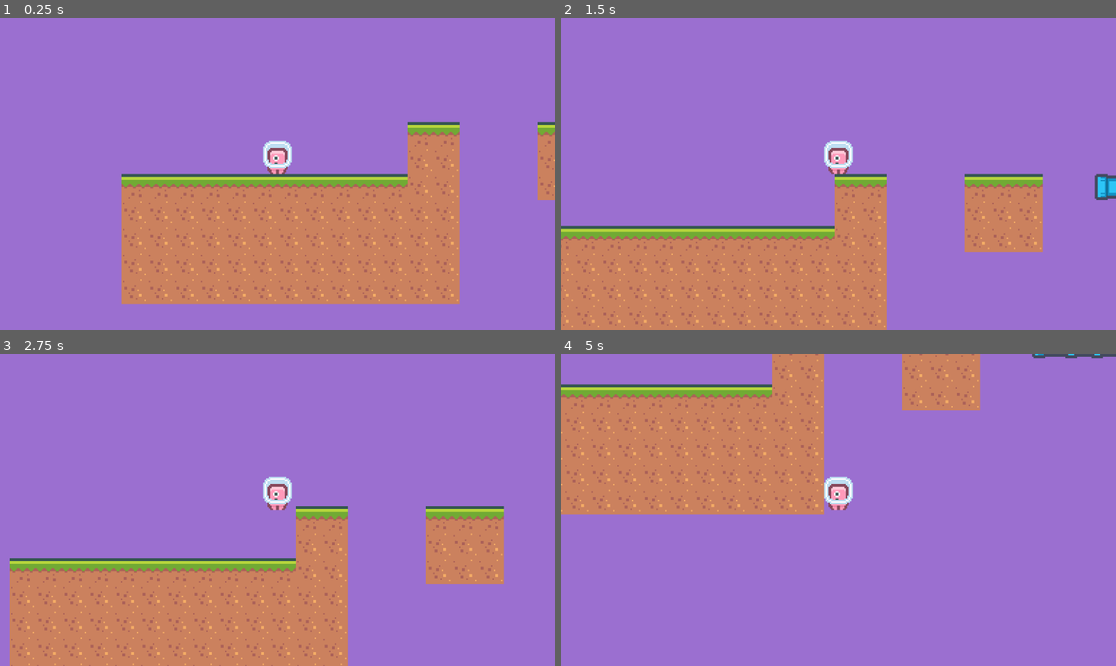
Above: before the commit, frames 1-4 (two rows, left to right).
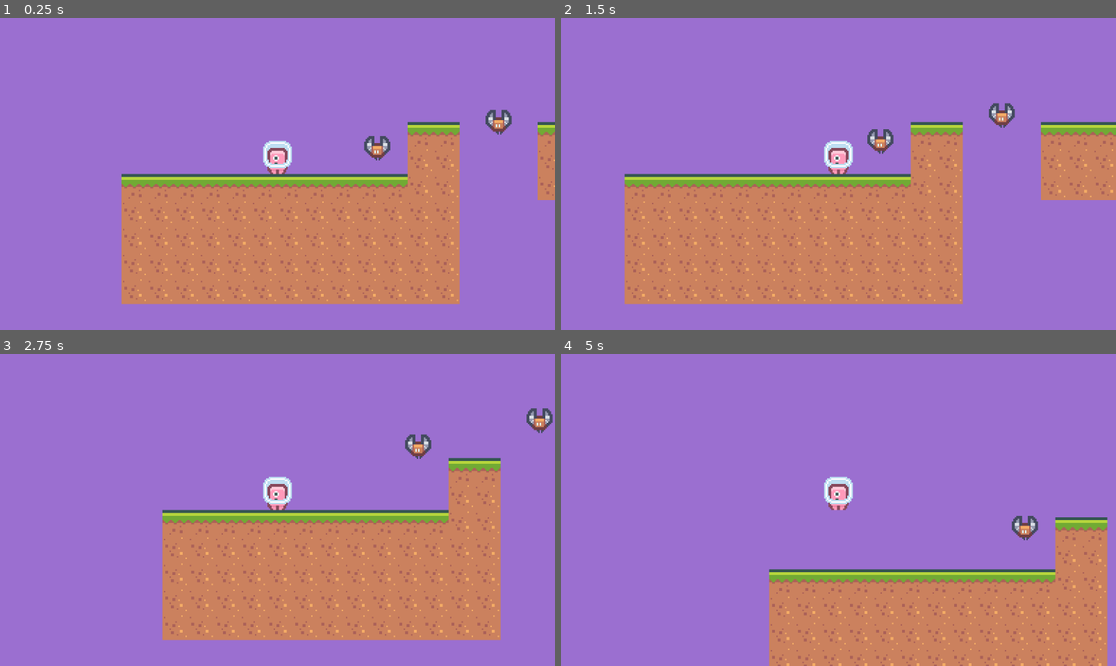
Above: after the commit, the same moments.

Repository: beltranbot/project-2d-platformer
Game: Godot game, scene res://Scenes/Level1.tscn
Two runs of this game, one before a commit and one after it. Both use one fixed random seed, a clock stepped at 60 frames per second and the inputs below.
Inputs:
- Up to frame 1 (0.25 s): no input
- Up to frame 2 (1.5 s): hold Right from 0.53 s (still down); tap Space at 0.77 s
- Up to frame 3 (2.75 s): tap Space at 1.52 s; release Right at 2.03 s; hold Left from 2.03 s (still down)
- Up to frame 4 (5 s): release Left at 2.78 s; hold Right 2.78-4.28 s; tap Space at 3.02, 3.77, 4.52 s; hold Left from 4.28 s (still down)

The runs differ from the first frame. In frame 1, 0.5% of the frame differs, in the area x 65-93%, y 29-46%; in frame 2, 32%; in frame 3, 30%; in frame 4, 44%, in the area x 0-100%, y 0-100%.

Commit message:
13. enemy

Diff:
--- a/Scenes/Level1.tscn
+++ b/Scenes/Level1.tscn
@@ -1,8 +1,9 @@
-[gd_scene load_steps=7 format=3 uid="uid://cqbsca3l6roi3"]
+[gd_scene load_steps=8 format=3 uid="uid://cqbsca3l6roi3"]
 
 [ext_resource type="Texture2D" uid="uid://biwond464pw3f" path="res://Assests/Sprites/Tiles/tiles_packed.png" id="1_joc8x"]
 [ext_resource type="Script" uid="uid://de4f32owja7wu" path="res://Scripts/player.gd" id="2_jghel"]
 [ext_resource type="Texture2D" uid="uid://c3nvqgsbwhv3a" path="res://Assests/Sprites/Characters/character_0004.png" id="3_slnnj"]
+[ext_resource type="PackedScene" uid="uid://8pe02dm0fhra" path="res://Scenes/enemy.tscn" id="4_jghel"]
 
 [sub_resource type="TileSetAtlasSource" id="TileSetAtlasSource_mc20k"]
 texture = ExtResource("1_joc8x")
@@ -278,7 +279,7 @@
 format = 2
 layer_0/tile_data = PackedInt32Array(131066, 131072, 6, 196602, 131072, 6, 262138, 131072, 6, 327674, 131072, 6, 131067 …(1792 unchanged characters)…
 
-[node name="Player" type="CharacterBody2D" parent="."]
+[node name="Player" type="CharacterBody2D" parent="." groups=["player"]]
 script = ExtResource("2_jghel")
 
 [node name="Sprite" type="Sprite2D" parent="Player"]
@@ -291,3 +292,11 @@
 
 [node name="Camera2D" type="Camera2D" parent="Player"]
 zoom = Vector2(3, 3)
+
+[node name="Enemy" parent="." instance=ExtResource("4_jghel")]
+
+[node name="Enemy2" parent="." instance=ExtResource("4_jghel")]
+position = Vector2(84, -18)
+
+[node name="Enemy3" parent="." instance=ExtResource("4_jghel")]
+position = Vector2(184, -19)
--- /dev/null
+++ b/Scenes/enemy.tscn
@@ -0,0 +1,21 @@
+[gd_scene load_steps=4 format=3 uid="uid://8pe02dm0fhra"]
+
+[ext_resource type="Script" uid="uid://bp3vj7tudidvl" path="res://Scripts/enemy.gd" id="1_1f0kj"]
+[ext_resource type="Texture2D" uid="uid://dpfw6ck4mow1p" path="res://Assests/Sprites/Characters/character_0024.png" id="2_afpow"]
+
+[sub_resource type="CircleShape2D" id="CircleShape2D_ysn8j"]
+radius = 9.0
+
+[node name="Enemy" type="Area2D"]
+script = ExtResource("1_1f0kj")
+move_dir = Vector2(0, -50)
+
+[node name="Sprite" type="Sprite2D" parent="."]
+position = Vector2(69, -11)
+texture = ExtResource("2_afpow")
+
+[node name="CollisionShape2D" type="CollisionShape2D" parent="."]
+position = Vector2(69, -11)
+shape = SubResource("CircleShape2D_ysn8j")
+
+[connection signal="body_entered" from="." to="." method="_on_body_entered"]
--- /dev/null
+++ b/Scripts/enemy.gd
@@ -0,0 +1,29 @@
+extends Area2D
+
+@export var move_speed: float = 30.0
+@export var move_dir: Vector2
+
+var start_pos: Vector2
+var target_pos: Vector2
+
+
+# Called when the node enters the scene tree for the first time.
+func _ready() -> void:
+	start_pos = global_position
+	target_pos = start_pos + move_dir
+
+
+# Called every frame. 'delta' is the elapsed time since the previous frame.
+func _process(delta: float) -> void:
+	global_position = global_position.move_toward(target_pos, move_speed * delta)
+
+	if global_position == target_pos:
+		if global_position == start_pos:
+			target_pos = start_pos + move_dir
+		else:
+			target_pos = start_pos
+
+
+func _on_body_entered(body: Node2D) -> void:
+	if body.is_in_group("player"):
+		body.game_over()
--- a/Scripts/player.gd
+++ b/Scripts/player.gd
@@ -26,4 +26,4 @@
 
 
 func game_over():
-	get_tree().reload_current_scene()
+	get_tree().call_deferred("reload_current_scene")
